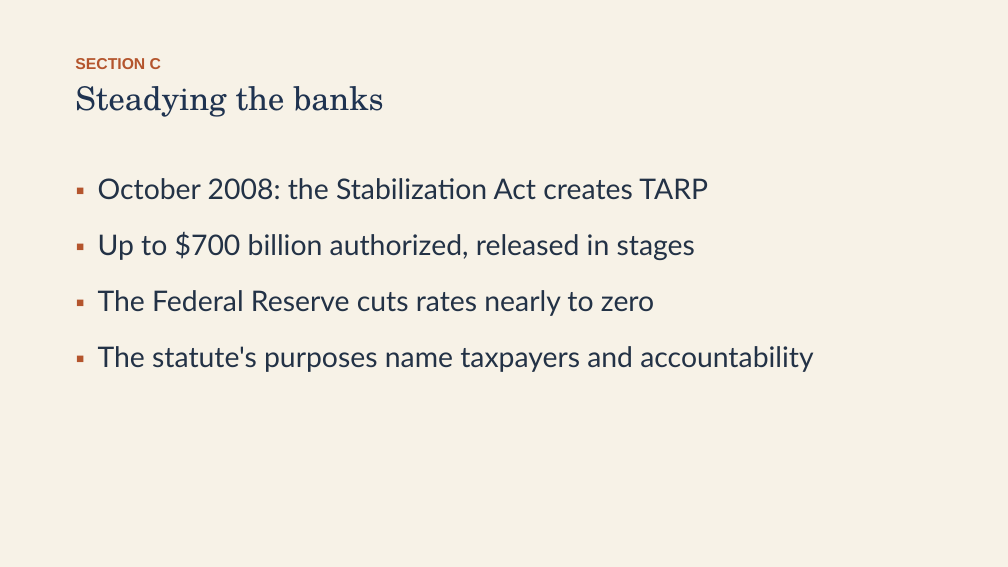
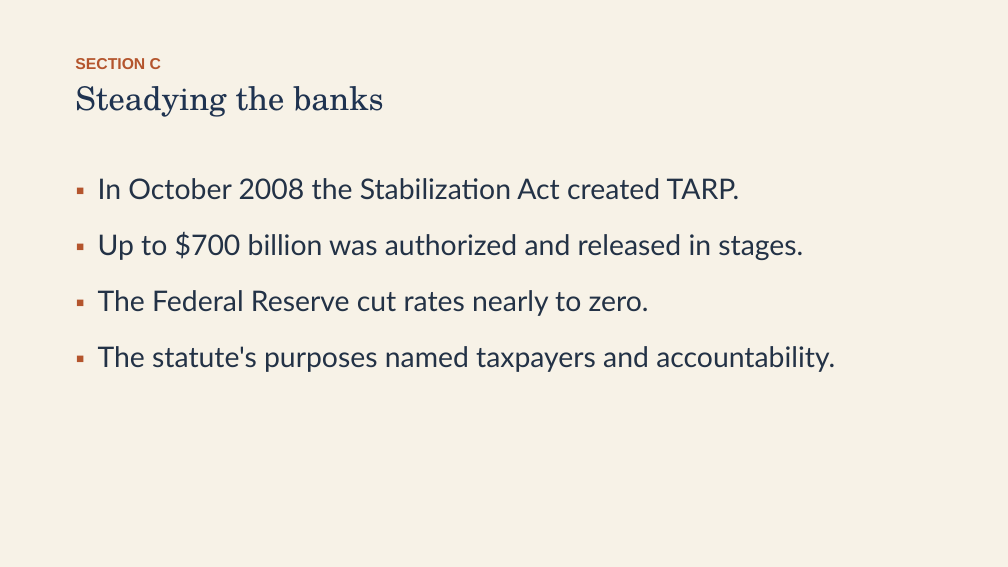
Before and after one commit to ab17gthb/humanities-curriculum-group, a slide deck: slide 11 of modern-america/lesson-07/lesson-07-slides.pptx. Drawn at 1008x567 pixels with LibreOffice and Linux fonts; fonts in the diff are those of the drawing. Boxes give left, top, right and bottom in pixels: in the first picture for what was removed or moved away, otherwise in the second. Text is boxed around its words. In the diff, an @@ line names an element or a change of style, - is before the commit and + after.

```diff
--- a/modern-america/lesson-07/lesson-07-slides.pptx
+++ b/modern-america/lesson-07/lesson-07-slides.pptx
@@ text at (98,178,835,372): text changed @@
-▪ October 2008: the Stabilization Act creates TARP
-▪ Up to $700 billion authorized, released in stages
-▪ The Federal Reserve cuts rates nearly to zero
-▪ The statute's purposes name taxpayers and accountability
+▪ In October 2008 the Stabilization Act created TARP.
+▪ Up to $700 billion was authorized and released in stages.
+▪ The Federal Reserve cut rates nearly to zero.
+▪ The statute's purposes named taxpayers and accountability.
```
Also in this commit, not shown: 9 other slides changed, 6 other files.
